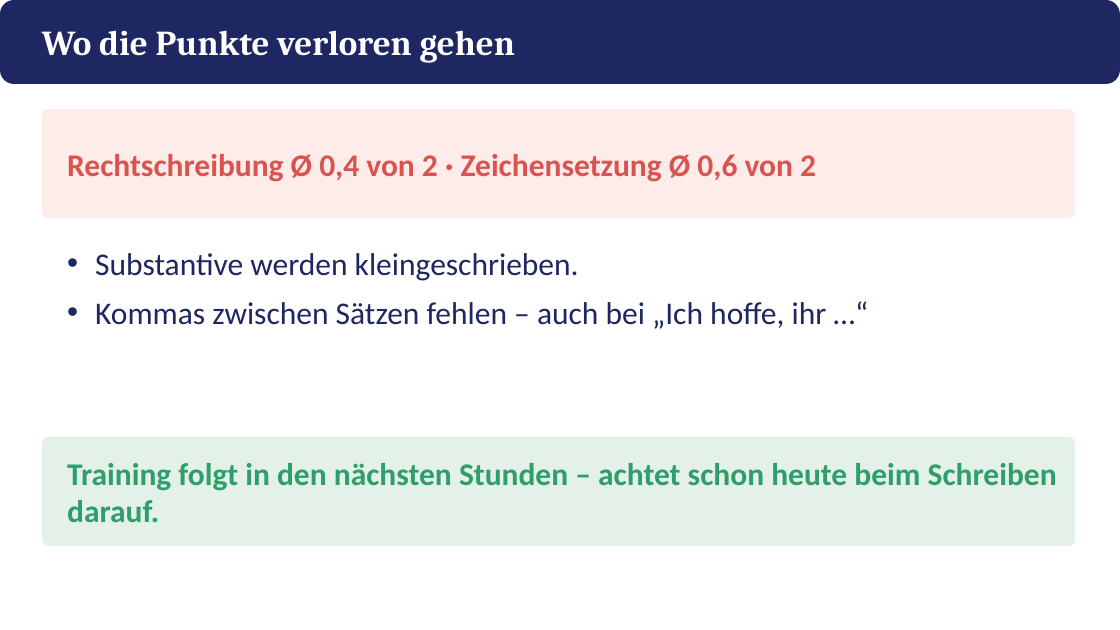
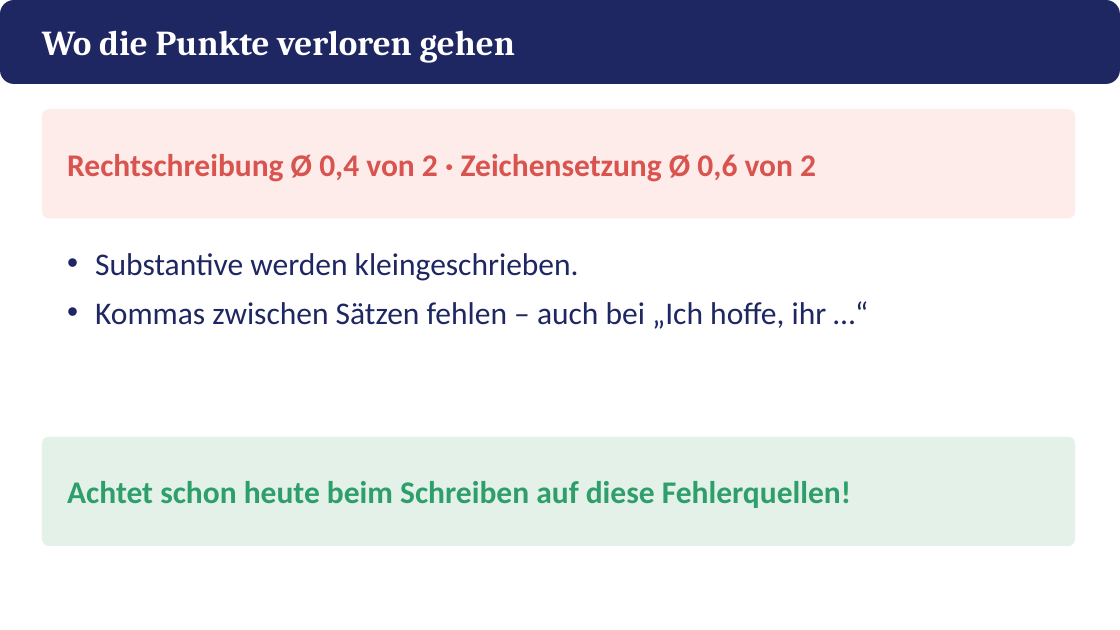
Before and after one commit to golzkonstantin-gif/Schule, a slide deck: slide 4 of Deutsch_11/Kafka_Appell/Praesentation_Kafkas_Appell.pptx. Drawn at 1120x630 pixels with LibreOffice and Linux fonts; fonts in the diff are those of the drawing. Boxes give left, top, right and bottom in pixels: in the first picture for what was removed or moved away, otherwise in the second. Text is boxed around its words. In the diff, an @@ line names an element or a change of style, - is before the commit and + after.

```diff
--- a/Deutsch_11/Kafka_Appell/Praesentation_Kafkas_Appell.pptx
+++ b/Deutsch_11/Kafka_Appell/Praesentation_Kafkas_Appell.pptx
@@ text at (67, 481, 851, 508): text changed @@
-Training folgt in den nächsten Stunden – achtet schon heute beim Schreiben darauf.
+Achtet schon heute beim Schreiben auf diese Fehlerquellen!
```
Also in this commit, not shown: 2 other slides changed, 3 slides added, 1 slide removed, 8 other files.
